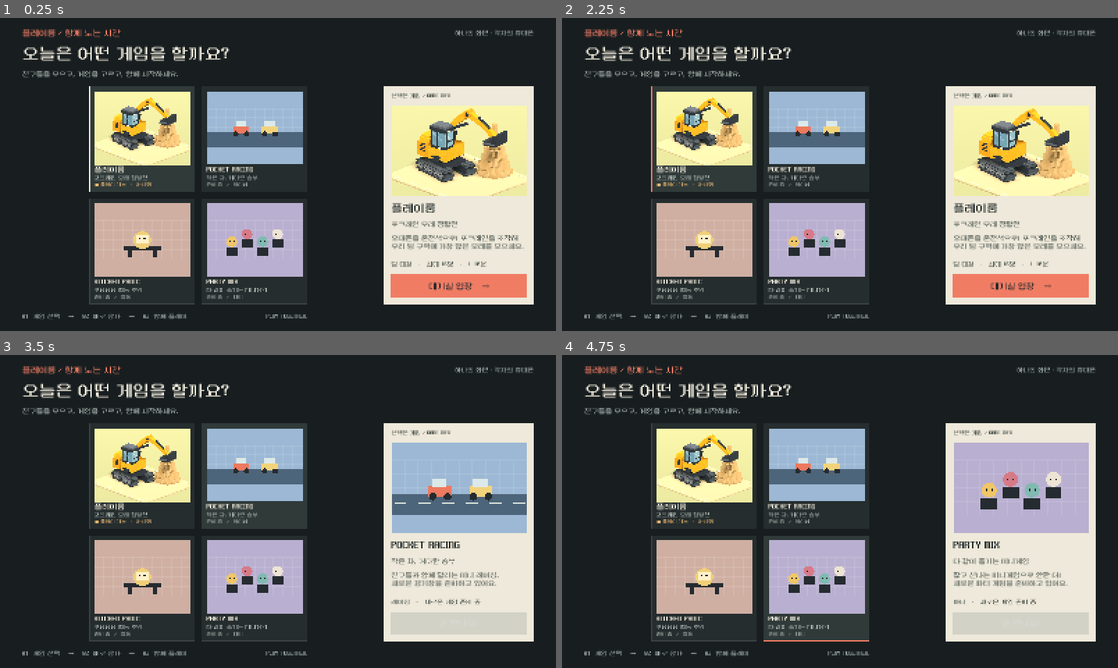
Above: before the commit, frames 1-4 (two rows, left to right).
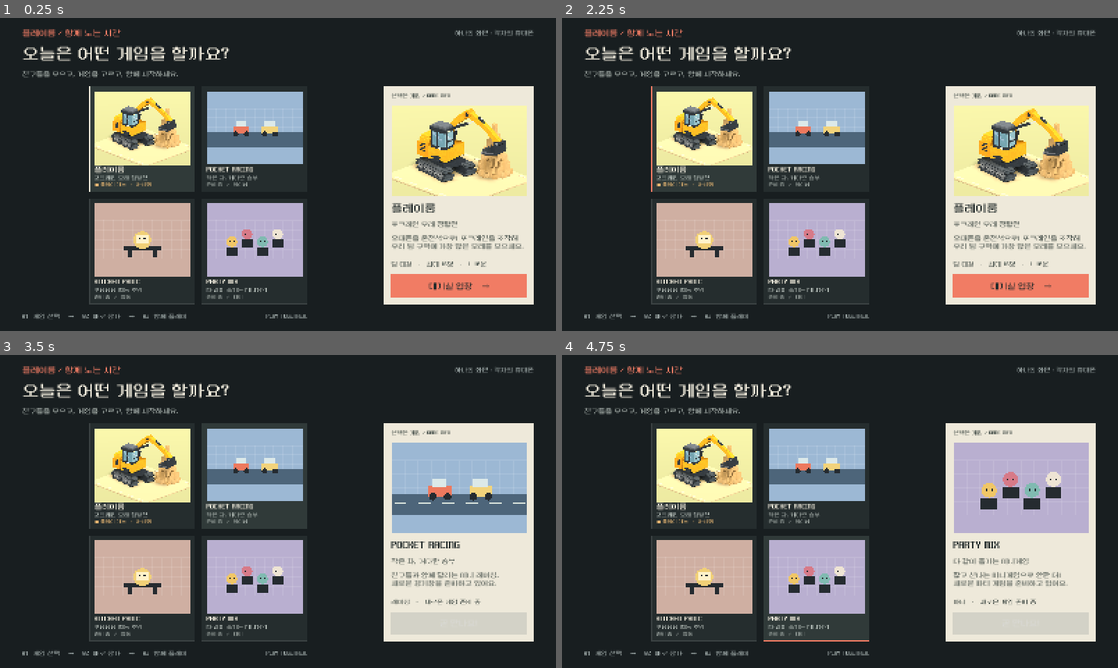
Above: after the commit, the same moments.

Repository: manduk56-hub/phonegame
Game: Godot game, scene res://main_menu.tscn
The game is run twice, just before and just after one commit, with the same random seed, the same clock (stepped at 60 frames per second) and the same inputs.
Inputs (mouse positions are in pixels of both pictures, inside the frame that each line leads up to):
- Up to frame 1 (0.25 s): no input
- Up to frame 2 (2.25 s): click "대기실 입장 →" at 0.5 s; click "← 게임 선택" at 1.25 s; click (706, 140) at 2 s
- Up to frame 3 (3.5 s): click (255, 477) at 2.75 s
- Up to frame 4 (4.75 s): click (706, 589) at 3.5 s; click (817, 589) at 4.25 s

The runs differ from the first frame. In frame 1, 0.6% of the frame differs, in the area x 28-92%, y 27-52%; in frame 2, 0.6%; in frame 3, 0.2%; in frame 4, 0.2%.

Commit message:
포크레인 버킷 연결축을 뒤쪽 상단으로 수정
버킷 바닥에 붙었던 암 연결을 상단 연결 귀와 핀으로 옮긴다. PC와 모바일 모델, 유압 연결, 날 위치 판정과 시작 자세를 함께 맞추고 메뉴 이미지를 갱신한다.

Diff:
--- a/game/main.gd
+++ b/game/main.gd
@@ -383,16 +383,24 @@
 	bucket.position.z = 2.1
 	stick.add_child(bucket)
 	axle(bucket,0.12,0.43,Vector3.ZERO,dark)
-	box(bucket,Vector3(0.95,0.12,0.7),Vector3(0,0,-0.2),dark)
-	box(bucket,Vector3(0.95,0.45,0.1),Vector3(0,0.23,0.13),dark)
+	# The stick pin belongs at the upper rear rim, above the scoop floor.
+	var bowl := Node3D.new()
+	bowl.position = Vector3(0,-0.46,-0.13)
+	bucket.add_child(bowl)
+	for side in [-1,1]:
+		box(bucket,Vector3(0.09,0.19,0.24),Vector3(side*0.17,-0.015,-0.035),dark)
+		axle(bucket,0.065,0.035,Vector3(side*0.235,0,0),Color("#858b91"))
+	box(bucket,Vector3(0.18,0.12,0.16),Vector3(0,0.065,-0.1),dark)
+	box(bowl,Vector3(0.95,0.12,0.7),Vector3(0,0,-0.2),dark)
+	box(bowl,Vector3(0.95,0.45,0.1),Vector3(0,0.23,0.13),dark)
 	for side in [-1,1]:
 		for section in range(4):
 			var height := 0.46-section*0.085
-			box(bucket,Vector3(0.1,height,0.18),Vector3(side*0.45,height/2, 0.06-section*0.18),dark.lightened(section*0.025))
-		box(bucket,Vector3(0.11,0.08,0.65),Vector3(side*0.45,0.065,-0.2),Color("#626874"))
+			box(bowl,Vector3(0.1,height,0.18),Vector3(side*0.45,height/2, 0.06-section*0.18),dark.lightened(section*0.025))
+		box(bowl,Vector3(0.11,0.08,0.65),Vector3(side*0.45,0.065,-0.2),Color("#626874"))
 	for tooth in range(4):
-		box(bucket,Vector3(0.12,0.09,0.26),Vector3(-0.33+tooth*0.22,-0.02,-0.6),Color("#85868a"))
-	var dirt := box(bucket,Vector3(0.7,0.27,0.4),Vector3(0,0.16,-0.15),Color("#c29652"))
+		box(bowl,Vector3(0.12,0.09,0.26),Vector3(-0.33+tooth*0.22,-0.02,-0.6),Color("#85868a"))
+	var dirt := box(bowl,Vector3(0.7,0.27,0.4),Vector3(0,0.16,-0.15),Color("#c29652"))
 	dirt.set_meta("dynamic_mesh",true)
 	var marker := label3(root,str(index+1)+" · "+str(p.name),Vector3(0,3.6,0),Color(COLORS[int(p.team)]),48)
 	var model := {"root":root,"upper":upper,"boom":boom,"stick":stick,"bucket":bucket,"dirt":dirt,"marker":marker,"team_band":team_band,"number":driver_number,"paint_material":paint_material,"boom_ram":ram(upper),"stick_ram":ram(boom),"bucket_ram":ram(stick)}
@@ -545,7 +553,7 @@
 			node.bucket.rotation.x = float(p.curl)-PI/2
 			update_ram(node.boom_ram,Vector3(0,0.05,0.35),node.upper.to_local(node.boom.to_global(Vector3(0,0.18,1.55))))
 			update_ram(node.stick_ram,Vector3(0,0.43,0.65),node.boom.to_local(node.stick.to_global(Vector3(0,0.3,0.7))))
-			update_ram(node.bucket_ram,Vector3(0,0.25,0.5),node.stick.to_local(node.bucket.to_global(Vector3(0,0.3,-0.15))))
+			update_ram(node.bucket_ram,Vector3(0,0.25,0.5),node.stick.to_local(node.bucket.to_global(Vector3(0,0.08,-0.1))))
 			node.dirt.visible = int(p.cargo)>0
 			node.team_band.material_override.albedo_color = Color(COLORS[int(p.team)])
 			node.paint_material.set_shader_parameter("team_color",Color(COLORS[int(p.team)]))
--- a/game/render_menu_asset.gd
+++ b/game/render_menu_asset.gd
@@ -45,7 +45,7 @@
 	model.dirt.show()
 	update_ram(model.boom_ram,Vector3(0,0.05,0.35),model.upper.to_local(model.boom.to_global(Vector3(0,0.18,1.55))))
 	update_ram(model.stick_ram,Vector3(0,0.43,0.65),model.boom.to_local(model.stick.to_global(Vector3(0,0.3,0.7))))
-	update_ram(model.bucket_ram,Vector3(0,0.25,0.5),model.stick.to_local(model.bucket.to_global(Vector3(0,0.3,-0.15))))
+	update_ram(model.bucket_ram,Vector3(0,0.25,0.5),model.stick.to_local(model.bucket.to_global(Vector3(0,0.08,-0.1))))
 	var camera := Camera3D.new()
 	camera.projection = Camera3D.PROJECTION_ORTHOGONAL
 	camera.size = 6.5
--- a/game/verify_geometry.gd
+++ b/game/verify_geometry.gd
@@ -23,7 +23,7 @@
 	world._process(1.0)
 	var maximum_error := 0.0
 	for p in fixture.players:
-		var actual: Vector3 = world.machines[p.id].bucket.to_global(Vector3(0,-0.02,-0.6))
+		var actual: Vector3 = world.machines[p.id].bucket.to_global(Vector3(0,-0.48,-0.73))
 		var expected := Vector3(p.bucket.x,p.bucket.height,p.bucket.z)
 		var error := actual.distance_to(expected)
 		maximum_error = maxf(maximum_error,error)
Binary file changed: game/assets/dirt-rally-card.png
Not shown, changed: public/assets/dirt-rally-card.png
Not shown, changed: public/cab-view.js
Not shown, changed: simulation.mjs
Not shown, changed: tests/game.test.mjs
